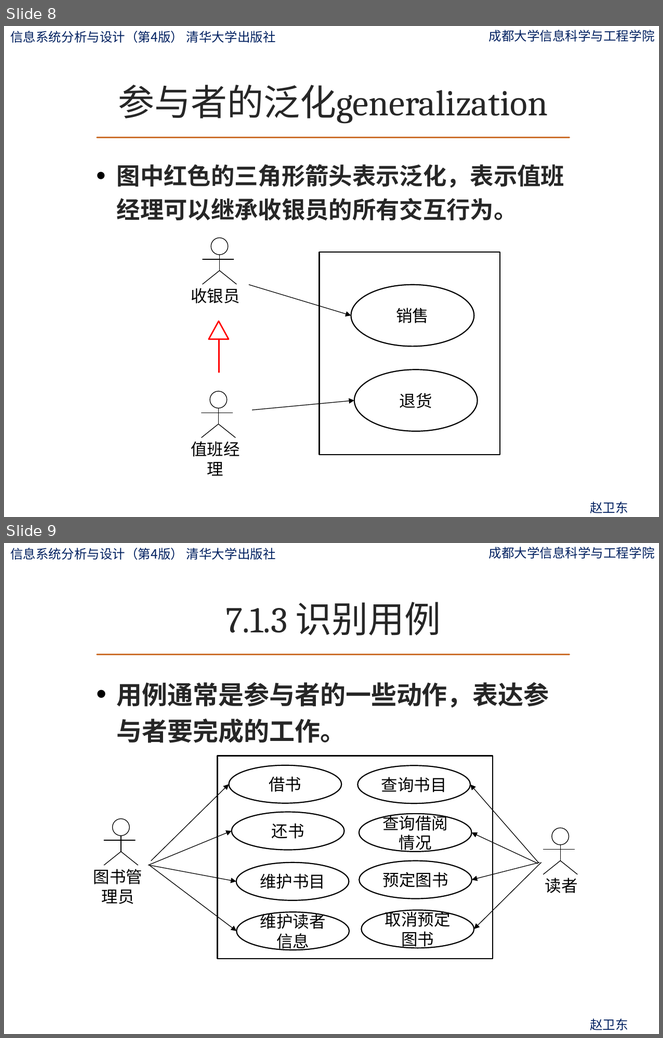
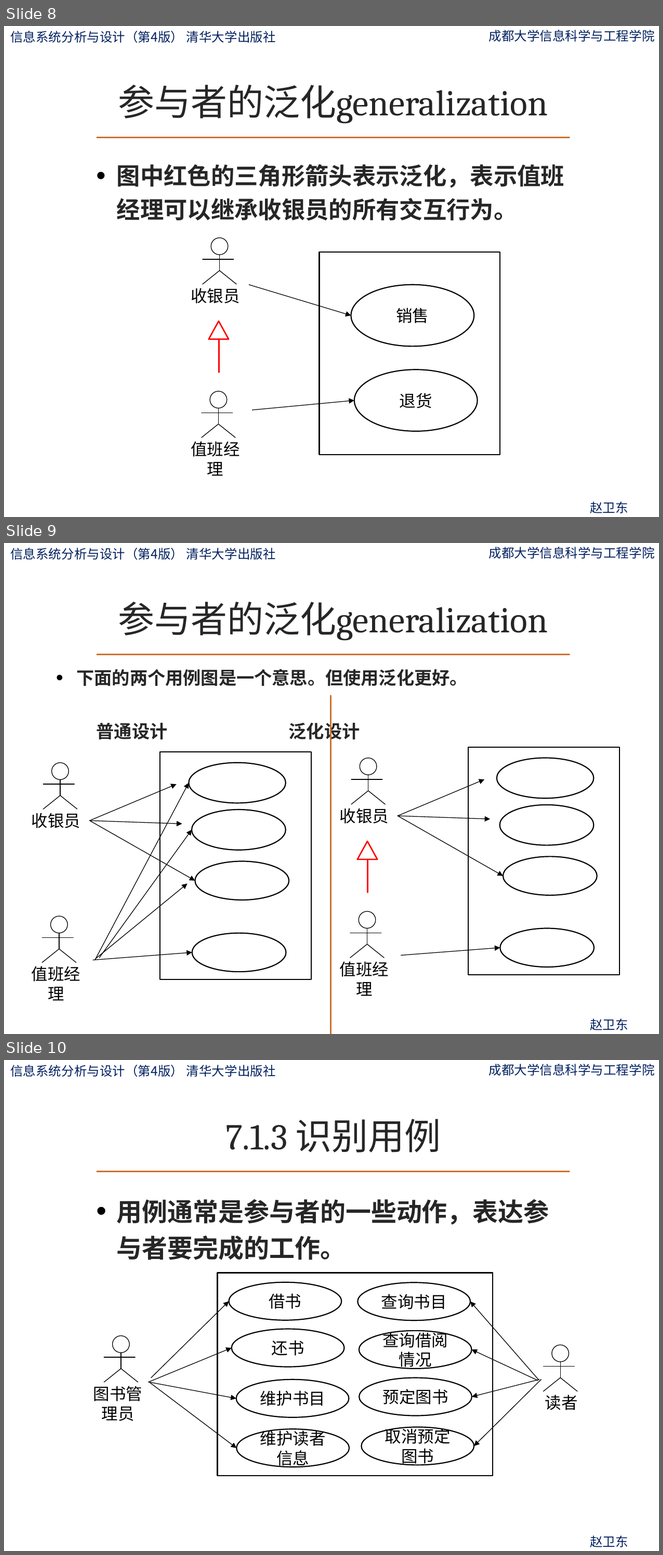
Before and after one commit to ylfagh/is_analysis-1, a slide deck: ppt/第7章-用例建模.pptx. Shown one above the other, each under a label of ours: slides 8 and 9 before the commit, slides 8, 9 and 10 after it. The pictures are 663x1038 and 663x1555 pixels, drawn with LibreOffice and Linux fonts; fonts in the diff are those of the drawing; background and template pictures are left out. Boxes give left, top, right and bottom in pixels: in the first picture for what was removed or moved away, otherwise in the second. Text is boxed around its words. In the diff, an @@ line names an element or a change of style, - is before the commit and + after.

```diff
--- a/ppt/第7章-用例建模.pptx
+++ b/ppt/第7章-用例建模.pptx
@@ slide 9 added at (4, 543, 659, 1034), background picture (left out); not listed: 4 template elements that a slide beside it also shows @@
@@ title added at (118, 602, 548, 641), 40 pt, text #262626 @@
+参与者的泛化generalization
@@ text added at (76, 669, 468, 743), 19.6 pt, text #262626, bold @@
+• 下面的两个用例图是一个意思。但使用泛化更好。
+普通设计 泛化设计
@@ line added from (331, 696) to (331, 1034), #CC702D 2 pt @@
@@ rectangle added at (160, 752, 311, 979), outline #000000 1.25 pt @@
@@ rectangle added at (468, 747, 619, 975), outline #000000 1.25 pt @@
@@ ellipse added at (497, 758, 594, 798), outline #000000 1.25 pt @@
@@ ellipse added at (189, 762, 286, 803), outline #000000 1.25 pt @@
@@ arrow added from (90, 821) to (176, 784), #000000 0.75 pt @@
@@ arrow added from (95, 961) to (189, 783), #000000 0.75 pt @@
@@ arrow added from (398, 816) to (484, 780), #000000 0.75 pt @@
@@ ellipse added at (500, 805, 594, 846), outline #000000 1.25 pt @@
@@ group added at (32, 763, 80, 828): 4 lines, 1 ellipse, 1 text @@
+收银员
@@ arrow added from (90, 821) to (182, 824), #000000 0.75 pt @@
@@ arrow added from (90, 821) to (195, 881), #000000 0.75 pt @@
@@ ellipse added at (192, 810, 286, 850), outline #000000 1.25 pt @@
@@ group added at (340, 758, 389, 824): 4 lines, 1 ellipse, 1 text @@
+收银员
@@ arrow added from (398, 816) to (490, 820), #000000 0.75 pt @@
@@ arrow added from (398, 816) to (503, 876), #000000 0.75 pt @@
@@ arrow added from (99, 958) to (192, 830), #000000 0.75 pt @@
@@ triangle added at (358, 842, 377, 860), outline #FF0000 1.5 pt @@
@@ ellipse added at (195, 861, 289, 900), outline #000000 1.25 pt @@
@@ line added from (367, 860) to (367, 893), #FF0000 1.5 pt @@
@@ ellipse added at (503, 857, 597, 896), outline #000000 1.25 pt @@
@@ arrow added from (96, 959) to (188, 884), #000000 0.75 pt @@
@@ ellipse added at (500, 929, 594, 967), outline #000000 1.25 pt @@
@@ ellipse added at (192, 934, 286, 972), outline #000000 1.25 pt @@
@@ arrow added from (401, 956) to (500, 948), #000000 0.75 pt @@
@@ arrow added from (93, 961) to (192, 953), #000000 0.75 pt @@
@@ group added at (340, 912, 389, 996): 4 lines, 1 ellipse, 1 text @@
+值班经理
@@ group added at (32, 916, 80, 1001): 4 lines, 1 ellipse, 1 text @@
+值班经理
@@ what was slide 9 is now slide 10 @@
```
Also in this commit, not shown: 2 other files.
